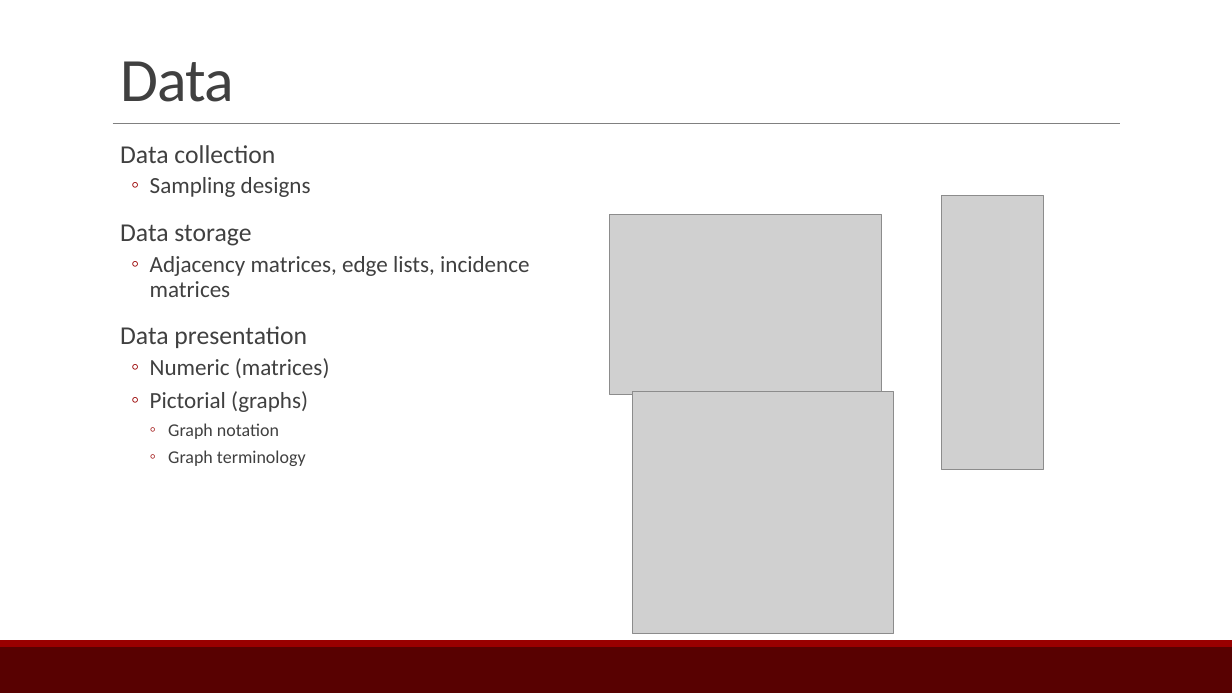
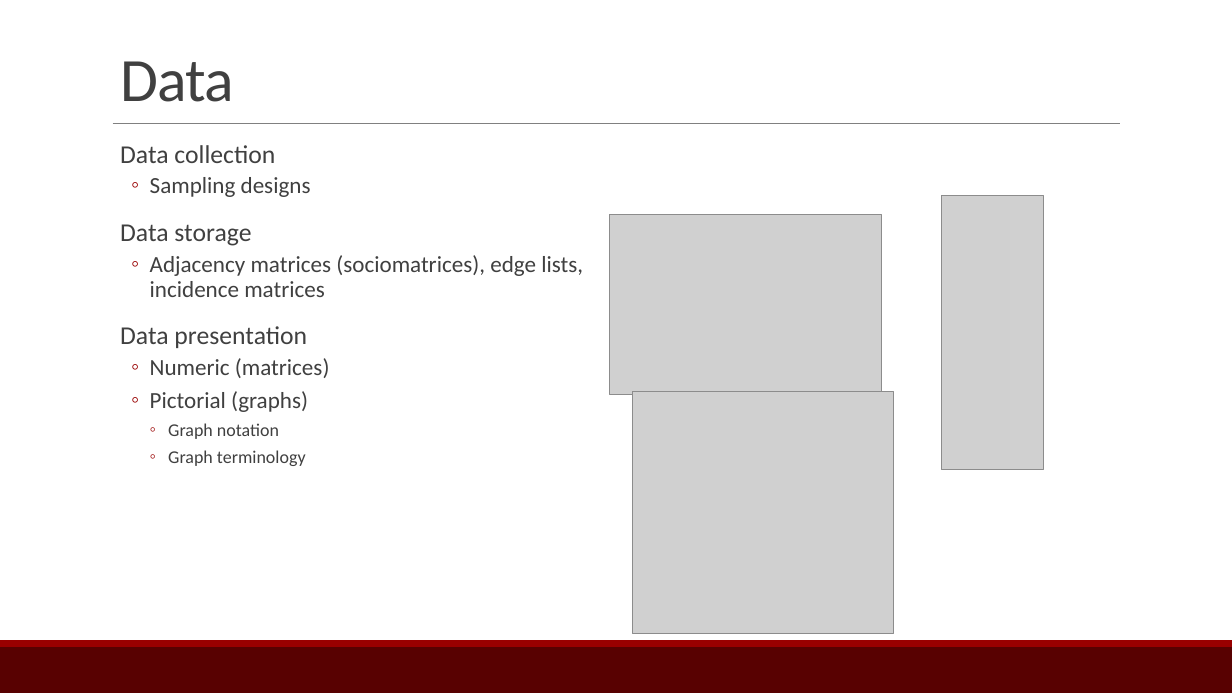
Before and after one commit to ebey/sunbelt2015, a slide deck: slide 9 of statnetWeb_slides.pptx (slide 7 before the commit). Drawn at 1232x693 pixels with LibreOffice and Linux fonts; fonts in the diff are those of the drawing; grey boxes stand for pictures. Boxes give left, top, right and bottom in pixels: in the first picture for what was removed or moved away, otherwise in the second. Text is boxed around its words. In the diff, an @@ line names an element or a change of style, - is before the commit and + after.

```diff
--- a/statnetWeb_slides.pptx
+++ b/statnetWeb_slides.pptx
@@ text at box(150, 255, 583, 297): text changed @@
-  ◦ Adjacency matrices, edge lists, incidence matrices
+  ◦ Adjacency matrices (sociomatrices), edge lists, incidence matrices
```
Also in this commit, not shown: 10 other slides changed, 11 slides added.
